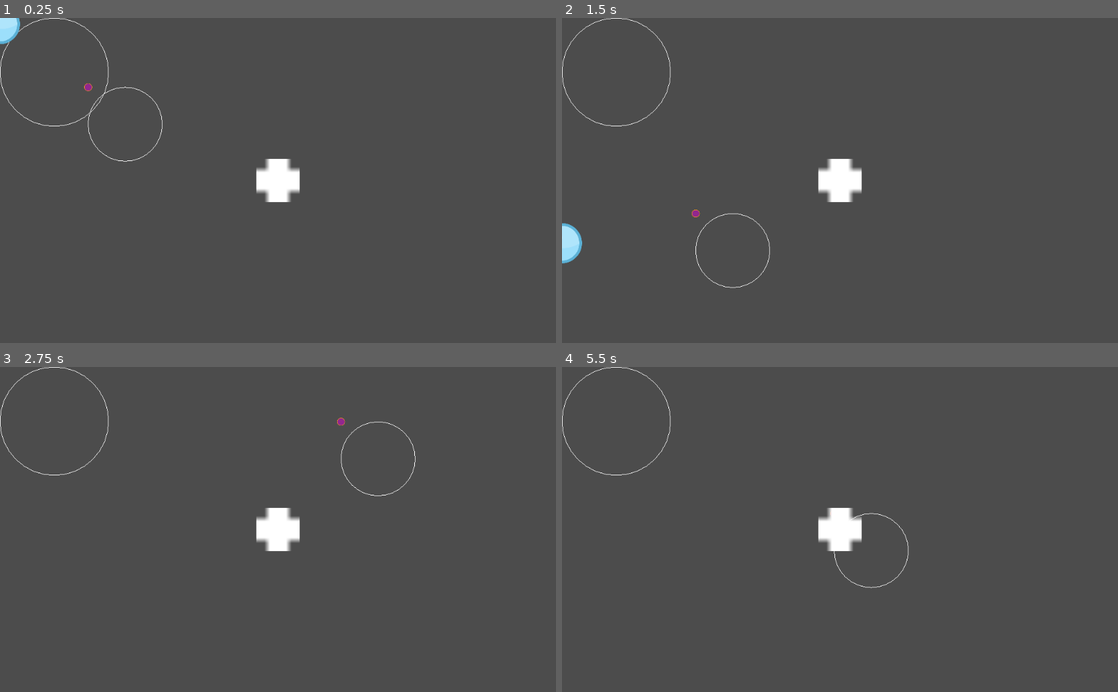
Above: before the commit, frames 1-4 (two rows, left to right).
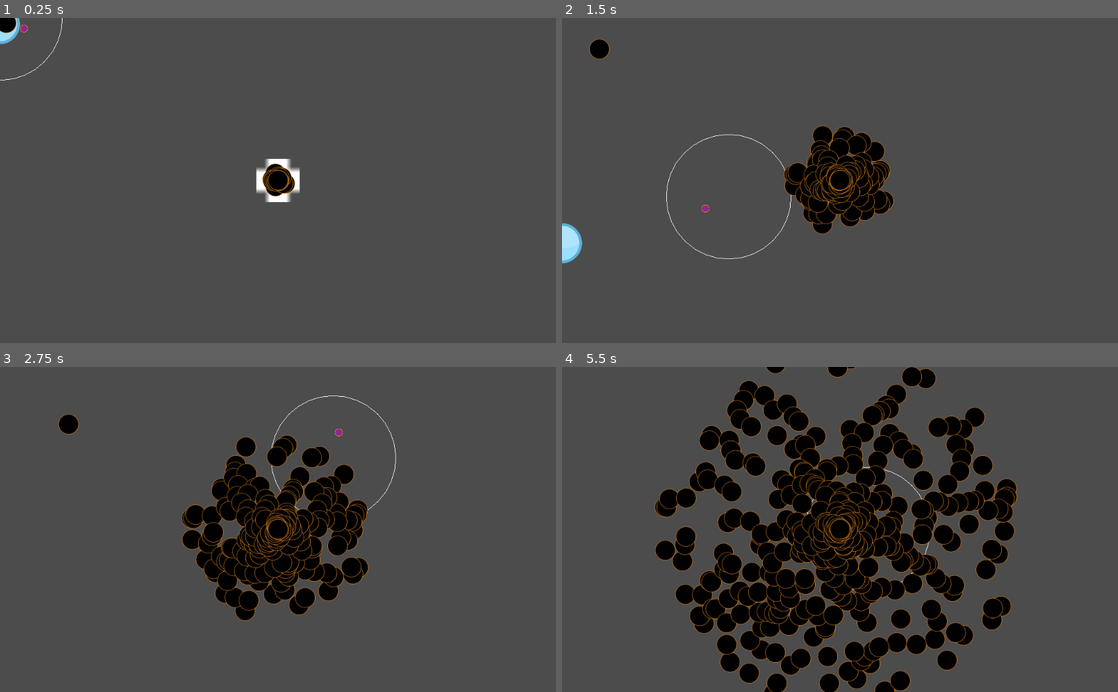
Above: after the commit, the same moments.

Repository: Pataclop/gamejam
Game: Godot game, scene res://Ball.tscn
Two runs of this game, one before a commit and one after it. Both use one fixed random seed, a clock stepped at 60 frames per second and the inputs below.
Inputs (mouse positions are in pixels of both pictures, inside the frame that each line leads up to):
- Up to frame 1 (0.25 s): no input
- Up to frame 2 (1.5 s): move the mouse to (962, 164) at 0.52 s; click (962, 164) at 0.67 s; move the mouse to (728, 196) at 1.27 s; click (728, 196) at 1.42 s
- Up to frame 3 (2.75 s): move the mouse to (333, 458) at 2.02 s; click (333, 458) at 2.17 s
- Up to frame 4 (5.5 s): move the mouse to (812, 594) at 2.77 s; click (812, 594) at 2.92 s; move the mouse to (1006, 578) at 3.52 s; click (1006, 578) at 3.67 s; move the mouse to (673, 480) at 4.27 s; click (673, 480) at 4.42 s; move the mouse to (867, 529) at 5.02 s; click (867, 529) at 5.17 s

The runs differ from the first frame. In frame 1, 1.0% of the frame differs, in the area x 0-54%, y 0-55%; in frame 2, 5.2%; in frame 3, 12%; in frame 4, 33%, in the area x 0-82%, y 0-100%.

Commit message:
generation random

Diff:
--- /dev/null
+++ b/Area2D.gd
@@ -0,0 +1,26 @@
+extends Area2D
+
+
+const BALL_SPEED = 100
+
+var angle = 0
+var rng = RandomNumberGenerator.new()
+var direction = Vector2(cos(angle), sin(angle))
+func _ready():
+	rng.randomize()
+	angle = rng.randf_range(0.0, 6.3)
+	print(angle)
+	print(cos(angle))
+	direction = Vector2(cos(angle), sin(angle))
+
+
+
+var speed = BALL_SPEED
+
+onready var initial_pos = self.position
+
+func _process(delta):
+	var width = get_viewport_rect().size[0]
+	var heigth = get_viewport_rect().size[1]
+	position.x +=direction[0]
+	position.y += direction[1]
--- /dev/null
+++ b/Obstacle.gd
@@ -0,0 +1,14 @@
+extends Node2D
+
+# Declare member variables here. Examples:
+# var a = 2
+# var b = "text"
+
+# Called when the node enters the scene tree for the first time.
+func _ready():
+
+	pass # Replace with function body.
+
+# Called every frame. 'delta' is the elapsed time since the previous frame.
+#func _process(delta):
+#	pass
--- /dev/null
+++ b/Obstacle.tscn
@@ -0,0 +1,15 @@
+[gd_scene load_steps=4 format=2]
+
+[ext_resource path="res://Obstacle.gd" type="Script" id=1]
+[ext_resource path="res://Area2D.gd" type="Script" id=2]
+[ext_resource path="res://obstacle.png" type="Texture" id=3]
+
+[node name="Obstacle" type="Node2D"]
+script = ExtResource( 1 )
+
+[node name="Area2D" type="Area2D" parent="."]
+script = ExtResource( 2 )
+
+[node name="Sprite" type="Sprite" parent="Area2D"]
+scale = Vector2( 0.5, 0.5 )
+texture = ExtResource( 3 )
--- a/paddle.gd
+++ b/paddle.gd
@@ -1,30 +1,17 @@
 extends Area2D
 export var ball_dir = 1
 
-var centerPosX=100
-var centerPosY=100
-var width = 0
-var heigth = 0
+
+var width = get_viewport_rect().size[0]
+var heigth = get_viewport_rect().size[1]
+
+var centerPosX=width/2
+var centerPosY=heigth/2
+
 var angle = 0.0
-var radius = 0
+var radius = width/5
 var center = Vector2(centerPosX,centerPosY)
 
-
-func _draw():
-	draw_circle_arc(Vector2(radius,radius), radius, 0, 360, Color(1.0, 1.0, 1.0))
-
-
-
-func draw_circle_arc(center, radius, angle_from, angle_to, color):
-    var nb_points = 32
-    var points_arc = PoolVector2Array()
-
-    for i in range(nb_points + 1):
-        var angle_point = deg2rad(angle_from + i * (angle_to-angle_from) / nb_points - 90)
-        points_arc.push_back(center + Vector2(cos(angle_point), sin(angle_point)) * radius)
-
-    for index_point in range(nb_points):
-        draw_line(points_arc[index_point], points_arc[index_point + 1], color)
 
 
 func _process(delta):
@@ -32,10 +19,13 @@
 	heigth = get_viewport_rect().size[1]
 	radius = width/15
 	var which = get_name()
-	position.x = centerPosX+radius*cos(angle)
-	position.y = centerPosY+radius*sin(angle)
+
+
+
+	position.x = centerPosX+radius*cos(angle)-((0.2*100)*cos(angle))
+	position.y = centerPosY+radius*sin(angle)-((0.2*100)*sin(angle))#-size[1]/2
 	angle +=0.03
-	update()
+
 
 
 
@@ -54,6 +44,7 @@
 
 
 
+
 func _on_area_entered( area ):
 	if area.get_name() == "ball":
 		# assign new direction
--- a/pong.tscn
+++ b/pong.tscn
@@ -1,15 +1,21 @@
-[gd_scene load_steps=10 format=2]
+[gd_scene load_steps=13 format=2]
 
 [ext_resource path="res://paddle.gd" type="Script" id=1]
 [ext_resource path="res://a.png" type="Texture" id=2]
 [ext_resource path="res://ball.png" type="Texture" id=3]
 [ext_resource path="res://Ball.tscn" type="PackedScene" id=4]
+[ext_resource path="res://Area2D.gd" type="Script" id=5]
+[ext_resource path="res://anchor.png" type="Texture" id=6]
+[ext_resource path="res://Obstacle.tscn" type="PackedScene" id=7]
 
 [sub_resource type="GDScript" id=1]
 script/source = "extends Node2D
 var radius = 100
+var centerPosX= 0
+var centerPosY = 0
+var center = Vector2(centerPosX, centerPosY)
 func _draw():
-	draw_circle_arc(Vector2(radius,radius), radius, 0, 360, Color(1.0, 1.0, 1.0))
+	draw_circle_arc(center, radius+15, 0, 360, Color(1.0, 1.0, 1.0))
 
 func draw_circle_arc(center, radius, angle_from, angle_to, color):
     var nb_points = 32
@@ -30,7 +36,16 @@
 	#position.x = centerPosX+radius*cos(angle)
 	#position.y = centerPosY+radius*sin(angle)
 	#angle +=0.03
-	update()"
+	update()
+
+func _input(event):
+	# Mouse in viewport coordinates
+	if event is InputEventMouseButton:
+		print(\"Mouse Click/Unclick at: \", event.position)
+
+		centerPosX = event.position.x
+		centerPosY = event.position.y
+		center = Vector2(centerPosX,centerPosY)"
 
 [sub_resource type="CircleShape2D" id=2]
 
@@ -50,7 +65,7 @@
 	direction = Vector2(-1, 0)
 
 func create():
-	var scene = load(\"res://Ball.tscn\") # Will load when the script is instanced.
+	var scene = load(\"res://Obstacle.tscn\") # Will load when the script is instanced.
 
 
 func _process(delta):
@@ -58,9 +73,10 @@
 	var heigth = get_viewport_rect().size[1]
 	position.x = width/2
 	position.y = heigth/2
-
-	create()
-
+	var obstacle_ress = preload(\"res://Obstacle.tscn\")
+	var obstacle = obstacle_ress.instance()
+	obstacle.set_position(Vector2(position.x,position.y))
+	get_parent().add_child(obstacle)
 
 
 "
@@ -86,28 +102,37 @@
 [node name="game" type="Node2D"]
 script = SubResource( 1 )
 
-[node name="left" type="Area2D" parent="."]
+[node name="player" type="Area2D" parent="."]
 position = Vector2( 67.6285, 192.594 )
 script = ExtResource( 1 )
 
-[node name="sprite" type="Sprite" parent="left"]
+[node name="sprite" type="Sprite" parent="player"]
 scale = Vector2( 0.2, 0.2 )
 texture = ExtResource( 2 )
 
-[node name="collision" type="CollisionShape2D" parent="left"]
+[node name="collision" type="CollisionShape2D" parent="player"]
 shape = SubResource( 2 )
 
-[node name="ball" type="Area2D" parent="."]
+[node name="Center" type="Area2D" parent="."]
 position = Vector2( 148.922, 124.468 )
 scale = Vector2( 10, 10 )
 collision_layer = 0
 collision_mask = 0
 script = SubResource( 3 )
 
-[node name="sprite" type="Sprite" parent="ball"]
+[node name="sprite" type="Sprite" parent="Center"]
 texture = ExtResource( 3 )
 normal_map = SubResource( 4 )
 
 [node name="Ball" parent="." instance=ExtResource( 4 )]
 script = SubResource( 5 )
-[connection signal="area_entered" from="left" to="left" method="_on_area_entered"]
+
+[node name="anchor" type="Area2D" parent="."]
+script = ExtResource( 5 )
+
+[node name="Sprite" type="Sprite" parent="anchor"]
+scale = Vector2( 0.2, 0.2 )
+texture = ExtResource( 6 )
+
+[node name="Obstacle" parent="." instance=ExtResource( 7 )]
+[connection signal="area_entered" from="player" to="player" method="_on_area_entered"]
Binary file added: anchor.png
Not shown, added: anchor.png.import
Binary file added: obstacle.png
Not shown, added: obstacle.png.import
